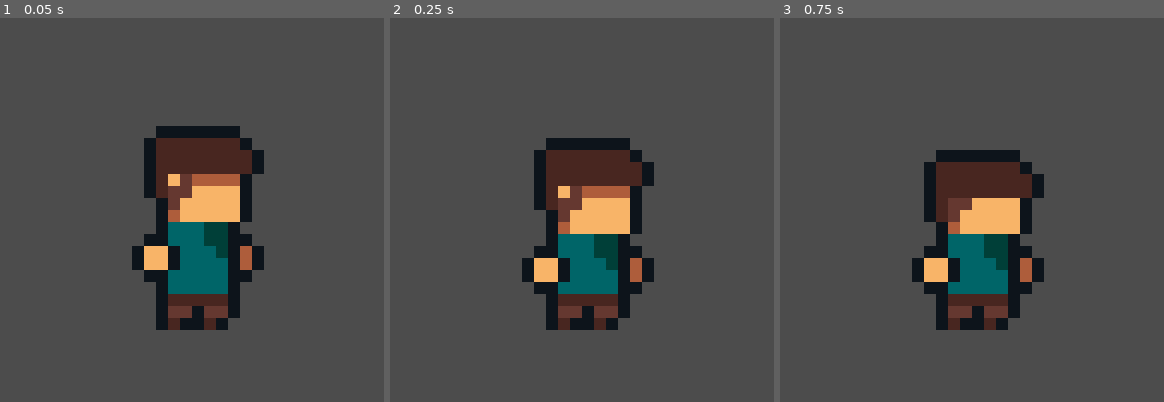
Above: before the commit, frames 1-3 (left to right).
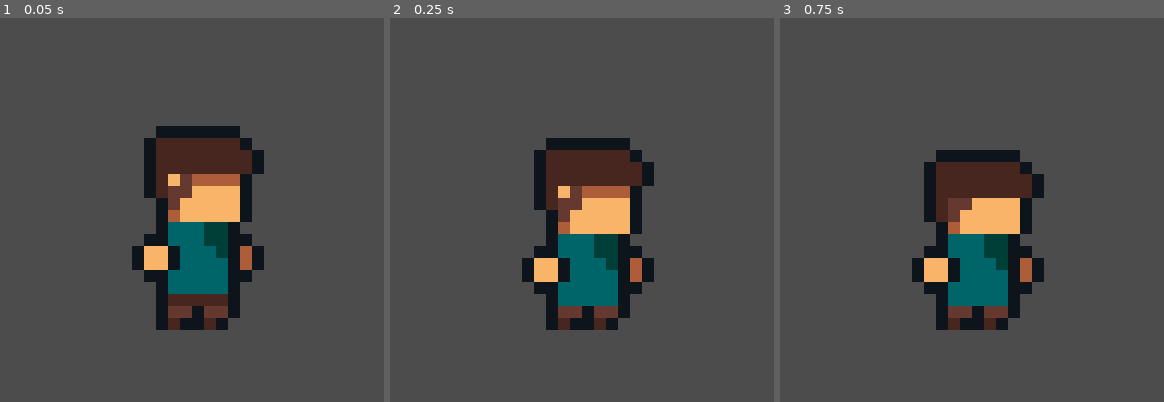
Above: after the commit, the same moments.

Repository: davifoox/character-creator
Game: Godot game, scene res://Main.tscn
The game is run twice, just before and just after one commit, with the same random seed, the same clock (stepped at 60 frames per second) and the same inputs.
Inputs:
- Up to frame 1 (0.05 s): no input
- Up to frame 2 (0.25 s): no input
- Up to frame 3 (0.75 s): tap Enter (ui_accept) at 0.5 s

Frame 1 is identical in both runs. In frame 2, 0.5% of the frame differs, in the area x 43-60%, y 71-75%; in frame 3, 0.5%.

Commit message:
started adding run anim

Diff:
--- a/Character.tscn
+++ b/Character.tscn
@@ -111,6 +111,54 @@
 "update": 0,
 "values": [ Vector2( 1, 1 ) ]
 }
+tracks/8/type = "value"
+tracks/8/path = NodePath("Sprites/LeftLeg:flip_h")
+tracks/8/interp = 1
+tracks/8/loop_wrap = true
+tracks/8/imported = false
+tracks/8/enabled = true
+tracks/8/keys = {
+"times": PoolRealArray( 0 ),
+"transitions": PoolRealArray( 1 ),
+"update": 1,
+"values": [ false ]
+}
+tracks/9/type = "value"
+tracks/9/path = NodePath("Sprites/RightLeg:flip_v")
+tracks/9/interp = 1
+tracks/9/loop_wrap = true
+tracks/9/imported = false
+tracks/9/enabled = true
+tracks/9/keys = {
+"times": PoolRealArray( 0 ),
+"transitions": PoolRealArray( 1 ),
+"update": 1,
+"values": [ false ]
+}
+tracks/10/type = "value"
+tracks/10/path = NodePath("Sprites/RightLeg:rotation_degrees")
+tracks/10/interp = 1
+tracks/10/loop_wrap = true
+tracks/10/imported = false
+tracks/10/enabled = true
+tracks/10/keys = {
+"times": PoolRealArray( 0 ),
+"transitions": PoolRealArray( 1 ),
+"update": 0,
+"values": [ 0.0 ]
+}
+tracks/11/type = "value"
+tracks/11/path = NodePath("Sprites/LeftLeg:rotation_degrees")
+tracks/11/interp = 1
+tracks/11/loop_wrap = true
+tracks/11/imported = false
+tracks/11/enabled = true
+tracks/11/keys = {
+"times": PoolRealArray( 0 ),
+"transitions": PoolRealArray( 1 ),
+"update": 0,
+"values": [ 0.0 ]
+}
 
 [sub_resource type="Animation" id=2]
 length = 0.001
@@ -210,6 +258,167 @@
 "update": 0,
 "values": [ Vector2( 1, 1 ) ]
 }
+tracks/8/type = "value"
+tracks/8/path = NodePath("Sprites/RightLeg:flip_v")
+tracks/8/interp = 1
+tracks/8/loop_wrap = true
+tracks/8/imported = false
+tracks/8/enabled = true
+tracks/8/keys = {
+"times": PoolRealArray( 0 ),
+"transitions": PoolRealArray( 1 ),
+"update": 0,
+"values": [ true ]
+}
+tracks/9/type = "value"
+tracks/9/path = NodePath("Sprites/LeftLeg:flip_h")
+tracks/9/interp = 1
+tracks/9/loop_wrap = true
+tracks/9/imported = false
+tracks/9/enabled = true
+tracks/9/keys = {
+"times": PoolRealArray( 0 ),
+"transitions": PoolRealArray( 1 ),
+"update": 0,
+"values": [ true ]
+}
+tracks/10/type = "value"
+tracks/10/path = NodePath("Sprites/RightLeg:rotation_degrees")
+tracks/10/interp = 1
+tracks/10/loop_wrap = true
+tracks/10/imported = false
+tracks/10/enabled = true
+tracks/10/keys = {
+"times": PoolRealArray( 0 ),
+"transitions": PoolRealArray( 1 ),
+"update": 0,
+"values": [ 0.0 ]
+}
+tracks/11/type = "value"
+tracks/11/path = NodePath("Sprites/LeftLeg:rotation_degrees")
+tracks/11/interp = 1
+tracks/11/loop_wrap = true
+tracks/11/imported = false
+tracks/11/enabled = true
+tracks/11/keys = {
+"times": PoolRealArray( 0 ),
+"transitions": PoolRealArray( 1 ),
+"update": 0,
+"values": [ 0.0 ]
+}
+
+[sub_resource type="Animation" id=3]
+resource_name = "Run"
+loop = true
+step = 0.125
+tracks/0/type = "value"
+tracks/0/path = NodePath("Sprites/Head:position")
+tracks/0/interp = 1
+tracks/0/loop_wrap = true
+tracks/0/imported = false
+tracks/0/enabled = true
+tracks/0/keys = {
+"times": PoolRealArray( 0 ),
+"transitions": PoolRealArray( 1 ),
+"update": 0,
+"values": [ Vector2( 1, -4 ) ]
+}
+tracks/1/type = "value"
+tracks/1/path = NodePath("Sprites/Hair:position")
+tracks/1/interp = 1
+tracks/1/loop_wrap = true
+tracks/1/imported = false
+tracks/1/enabled = true
+tracks/1/keys = {
+"times": PoolRealArray( 0 ),
+"transitions": PoolRealArray( 1 ),
+"update": 0,
+"values": [ Vector2( 1, -4 ) ]
+}
+tracks/2/type = "value"
+tracks/2/path = NodePath("Sprites/LeftHand:position")
+tracks/2/interp = 1
+tracks/2/loop_wrap = true
+tracks/2/imported = false
+tracks/2/enabled = true
+tracks/2/keys = {
+"times": PoolRealArray( 0 ),
+"transitions": PoolRealArray( 1 ),
+"update": 0,
+"values": [ Vector2( 4, 4 ) ]
+}
+tracks/3/type = "value"
+tracks/3/path = NodePath("Sprites/Body:position")
+tracks/3/interp = 1
+tracks/3/loop_wrap = true
+tracks/3/imported = false
+tracks/3/enabled = true
+tracks/3/keys = {
+"times": PoolRealArray( 0 ),
+"transitions": PoolRealArray( 1 ),
+"update": 0,
+"values": [ Vector2( 0.5, 4 ) ]
+}
+tracks/4/type = "value"
+tracks/4/path = NodePath("Sprites/RightHand:position")
+tracks/4/interp = 1
+tracks/4/loop_wrap = true
+tracks/4/imported = false
+tracks/4/enabled = true
+tracks/4/keys = {
+"times": PoolRealArray( 0 ),
+"transitions": PoolRealArray( 1 ),
+"update": 0,
+"values": [ Vector2( -3, 5 ) ]
+}
+tracks/5/type = "value"
+tracks/5/path = NodePath("Sprites/LeftLeg:position")
+tracks/5/interp = 1
+tracks/5/loop_wrap = true
+tracks/5/imported = false
+tracks/5/enabled = true
+tracks/5/keys = {
+"times": PoolRealArray( 0 ),
+"transitions": PoolRealArray( 1 ),
+"update": 0,
+"values": [ Vector2( 2, 8.5 ) ]
+}
+tracks/6/type = "value"
+tracks/6/path = NodePath("Sprites/RightLeg:position")
+tracks/6/interp = 1
+tracks/6/loop_wrap = true
+tracks/6/imported = false
+tracks/6/enabled = true
+tracks/6/keys = {
+"times": PoolRealArray( 0 ),
+"transitions": PoolRealArray( 1 ),
+"update": 0,
+"values": [ Vector2( -1, 8.5 ) ]
+}
+tracks/7/type = "value"
+tracks/7/path = NodePath("Sprites/RightLeg:flip_v")
+tracks/7/interp = 1
+tracks/7/loop_wrap = true
+tracks/7/imported = false
+tracks/7/enabled = true
+tracks/7/keys = {
+"times": PoolRealArray( 0 ),
+"transitions": PoolRealArray( 1 ),
+"update": 1,
+"values": [ true ]
+}
+tracks/8/type = "value"
+tracks/8/path = NodePath("Sprites/LeftLeg:flip_h")
+tracks/8/interp = 1
+tracks/8/loop_wrap = true
+tracks/8/imported = false
+tracks/8/enabled = true
+tracks/8/keys = {
+"times": PoolRealArray( 0 ),
+"transitions": PoolRealArray( 1 ),
+"update": 1,
+"values": [ true ]
+}
 
 [node name="Character" type="Node2D"]
 position = Vector2( 16, 16 )
@@ -224,32 +433,35 @@
 [node name="Hair" type="Sprite" parent="Sprites"]
 position = Vector2( 1, -4 )
 texture = ExtResource( 9 )
-
-[node name="LeftHand" type="Sprite" parent="Sprites"]
-position = Vector2( 4, 4 )
-texture = ExtResource( 1 )
-
-[node name="Body" type="Sprite" parent="Sprites"]
-position = Vector2( 0.5, 4 )
-texture = ExtResource( 6 )
-
-[node name="RightHand" type="Sprite" parent="Sprites"]
-position = Vector2( -3, 4 )
-texture = ExtResource( 2 )
 
 [node name="LeftLeg" type="Sprite" parent="Sprites"]
 position = Vector2( 2.5, 8.5 )
 scale = Vector2( 1, 1 )
 texture = ExtResource( 7 )
+flip_h = true
 
 [node name="RightLeg" type="Sprite" parent="Sprites"]
 position = Vector2( -1, 8.5 )
 texture = ExtResource( 4 )
+flip_v = true
+
+[node name="LeftHand" type="Sprite" parent="Sprites"]
+position = Vector2( 4, 4 )
+texture = ExtResource( 1 )
+
+[node name="Body" type="Sprite" parent="Sprites"]
+position = Vector2( 0.5, 4 )
+texture = ExtResource( 6 )
+
+[node name="RightHand" type="Sprite" parent="Sprites"]
+position = Vector2( -3, 4 )
+texture = ExtResource( 2 )
 
 [node name="AnimationPlayer" type="AnimationPlayer" parent="."]
 autoplay = "Idle"
 anims/Idle = SubResource( 1 )
 anims/RESET = SubResource( 2 )
+anims/Run = SubResource( 3 )
 
 [node name="ReferenceSprite" type="Sprite" parent="."]
 modulate = Color( 1, 1, 1, 0.588235 )
Not shown: 1 places in Character.tscn that only renumber resources
